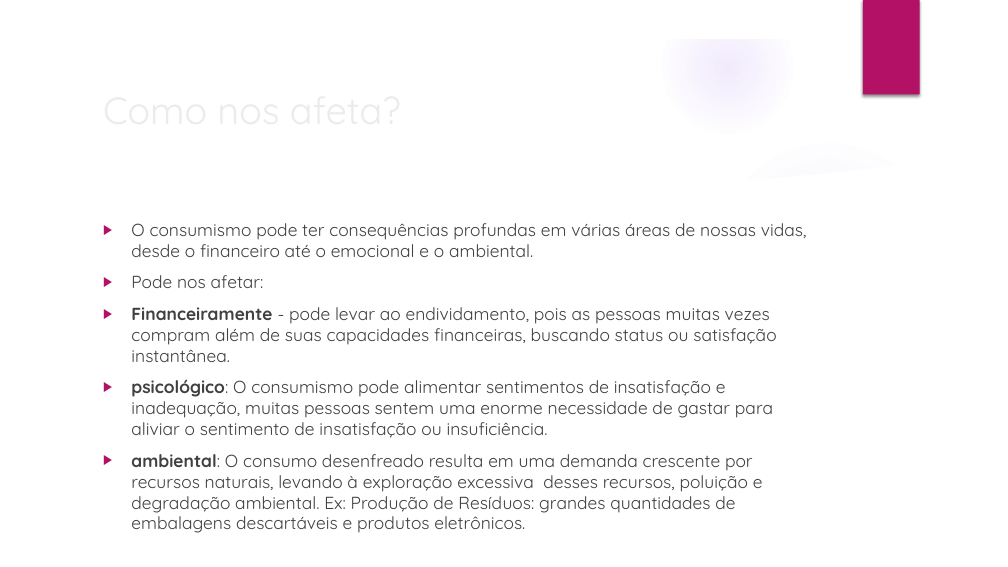
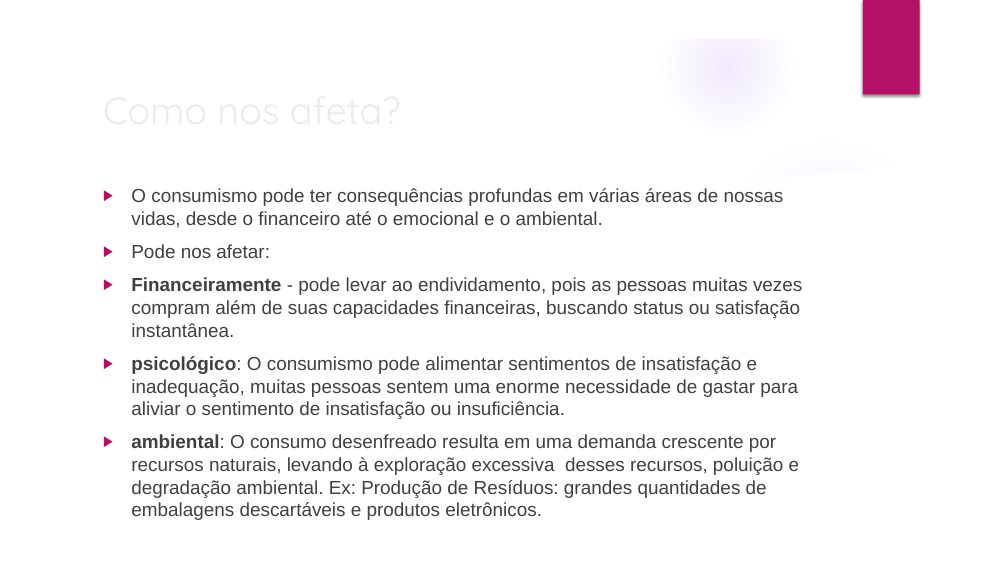
Before and after one commit to rebecalazarini/linguagem-C, a slide deck: slide 3 of Consumismo.pptx. Drawn at 1008x567 pixels with LibreOffice and Linux fonts; fonts in the diff are those of the drawing; background and template pictures are left out. Boxes give left, top, right and bottom in pixels: in the first picture for what was removed or moved away, otherwise in the second. Text is boxed around its words. In the diff, an @@ line names an element or a change of style, - is before the commit and + after.

```diff
--- a/Consumismo.pptx
+++ b/Consumismo.pptx
@@ text "O consumismo pode ter consequências ...": place and size @@
-text "O consumismo pode ter consequências ..." at box(131, 223, 807, 513)
+text "O consumismo pode ter consequências ..." at box(131, 188, 802, 520)
@@ text "O consumismo pode ter consequências ..." at box(131, 188, 802, 520): size 16.6 to 18 pt, font Quicksand to Arial @@
```
Also in this commit, not shown: 2 other slides changed.
